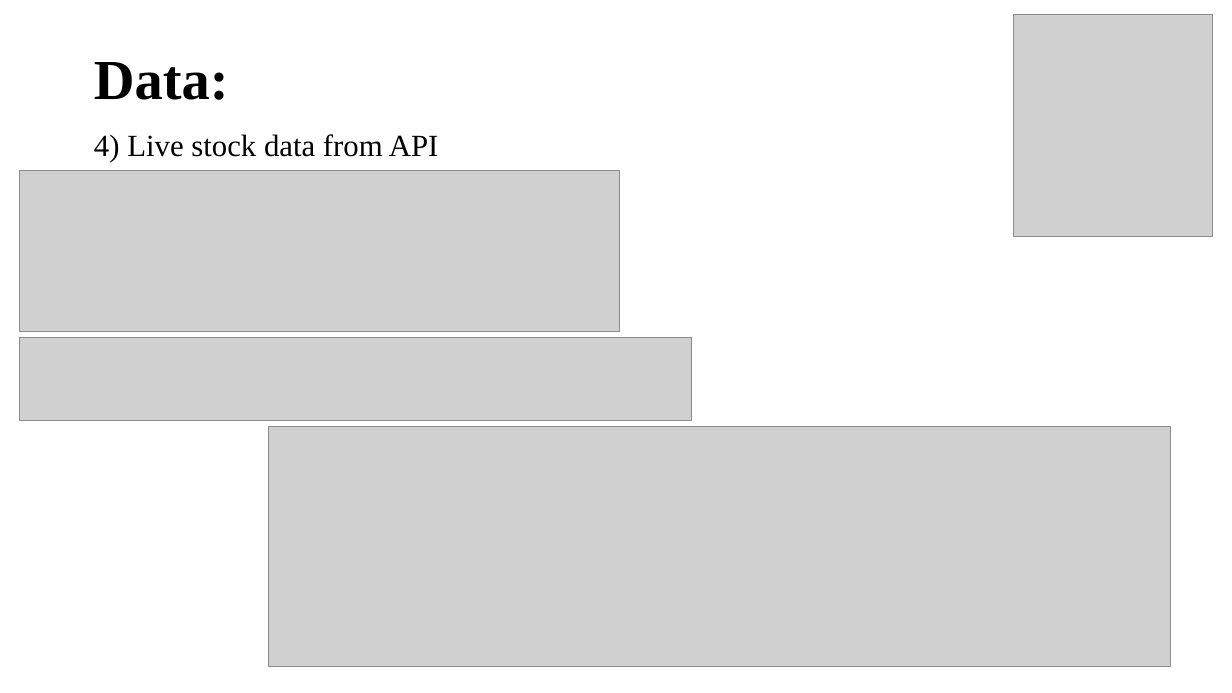
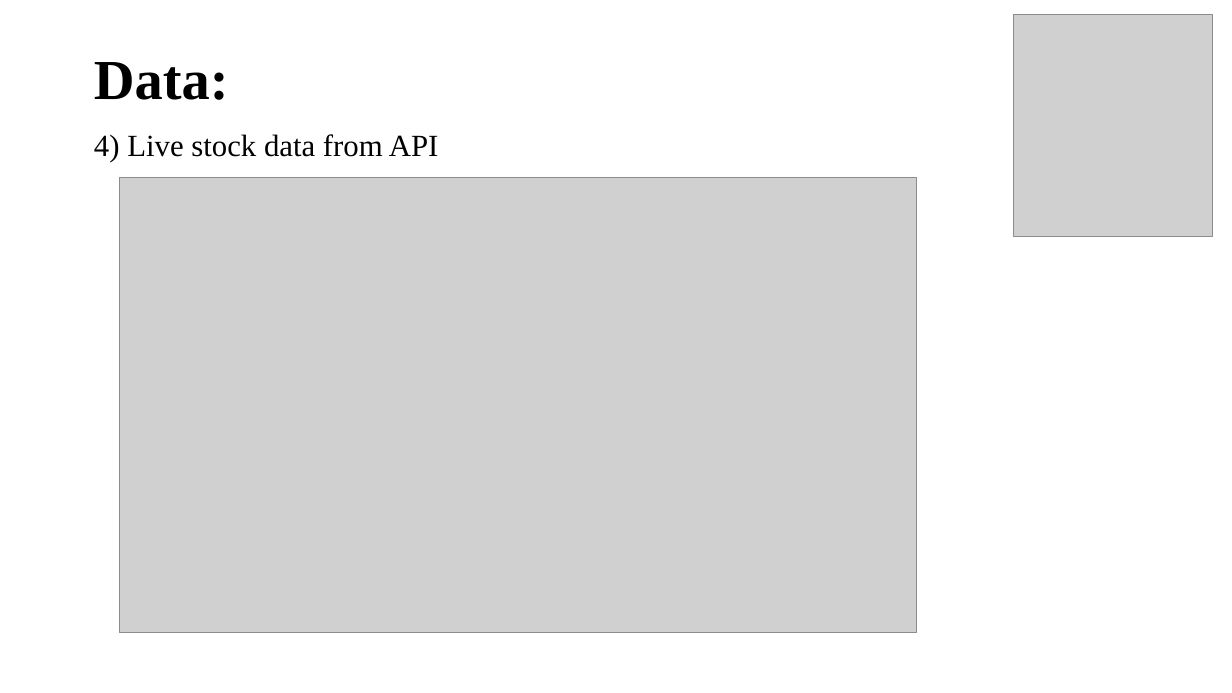
Before and after one commit to gaurangdavda/InvestoBot, a slide deck: slide 8 of reports/InvestoBot.pptx. Drawn at 1232x693 pixels with LibreOffice and Linux fonts; fonts in the diff are those of the drawing; grey boxes stand for pictures. Boxes give left, top, right and bottom in pixels: in the first picture for what was removed or moved away, otherwise in the second. Text is boxed around its words. In the diff, an @@ line names an element or a change of style, - is before the commit and + after.

```diff
--- a/reports/InvestoBot.pptx
+++ b/reports/InvestoBot.pptx
@@ picture removed at (19,171,620,332) @@
@@ picture added at (120,177,917,633) @@
@@ picture removed at (19,337,692,421) @@
@@ picture removed at (269,427,1172,667) @@
```
Also in this commit, not shown: 2 other slides changed, 3 other files.
